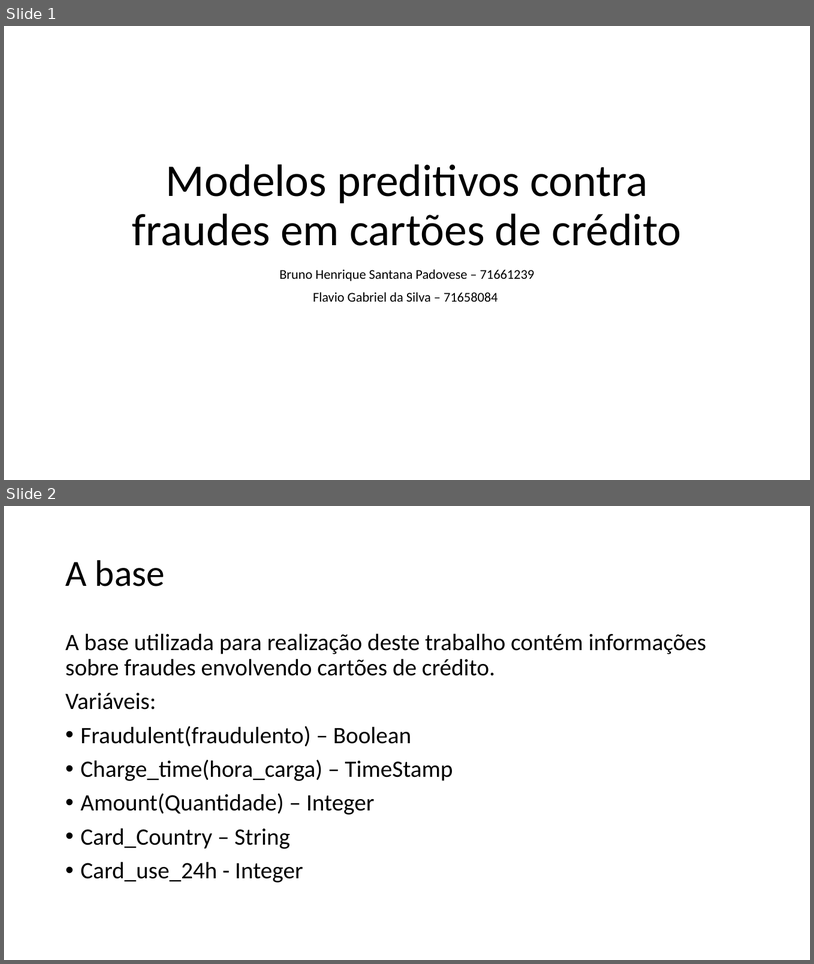
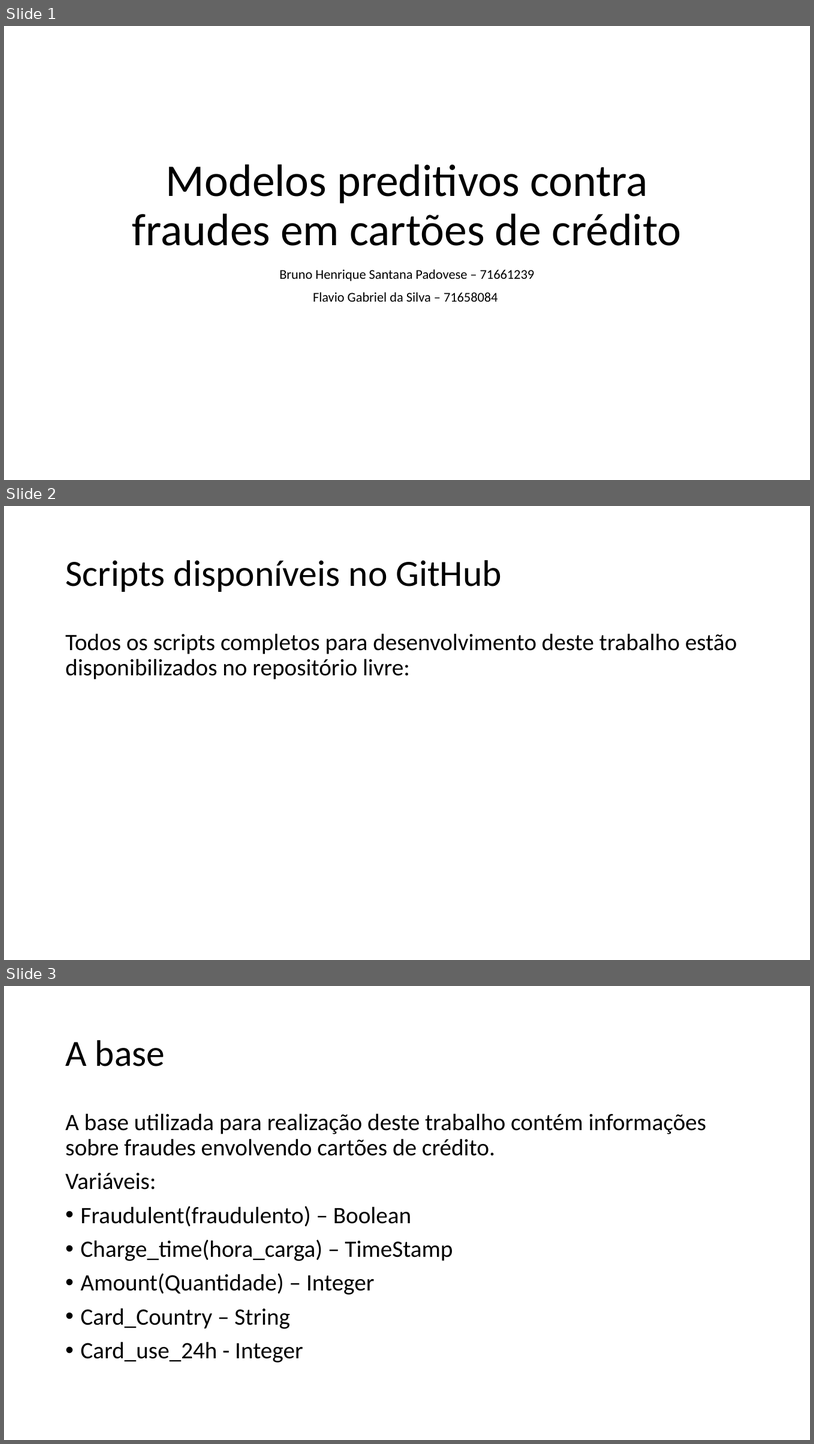
Before and after one commit to padovese/academic-projects, a slide deck: regressao/apresentacao.pptx. Shown one above the other, each under a label of ours: slides 1 and 2 before the commit, slides 1, 2 and 3 after it. The pictures are 814x964 and 814x1444 pixels, drawn with LibreOffice and Linux fonts; fonts in the diff are those of the drawing. Boxes give left, top, right and bottom in pixels: in the first picture for what was removed or moved away, otherwise in the second. Text is boxed around its words. In the diff, an @@ line names an element or a change of style, - is before the commit and + after.

```diff
--- a/regressao/apresentacao.pptx
+++ b/regressao/apresentacao.pptx
@@ slide 2 added at [4, 506, 810, 960], background #FFFFFF @@
@@ title added at [65, 560, 502, 592], 44 pt, text #000000 @@
+Scripts disponíveis no GitHub
@@ text added at [65, 633, 737, 679], 28 pt, text #000000 @@
+Todos os scripts completos para desenvolvimento deste trabalho estão disponibilizados no repositório livre:
@@ what was slide 2 is now slide 3 @@
```
Also in this commit, not shown: 2 slides changed, 2 other slides added, 1 other file.
